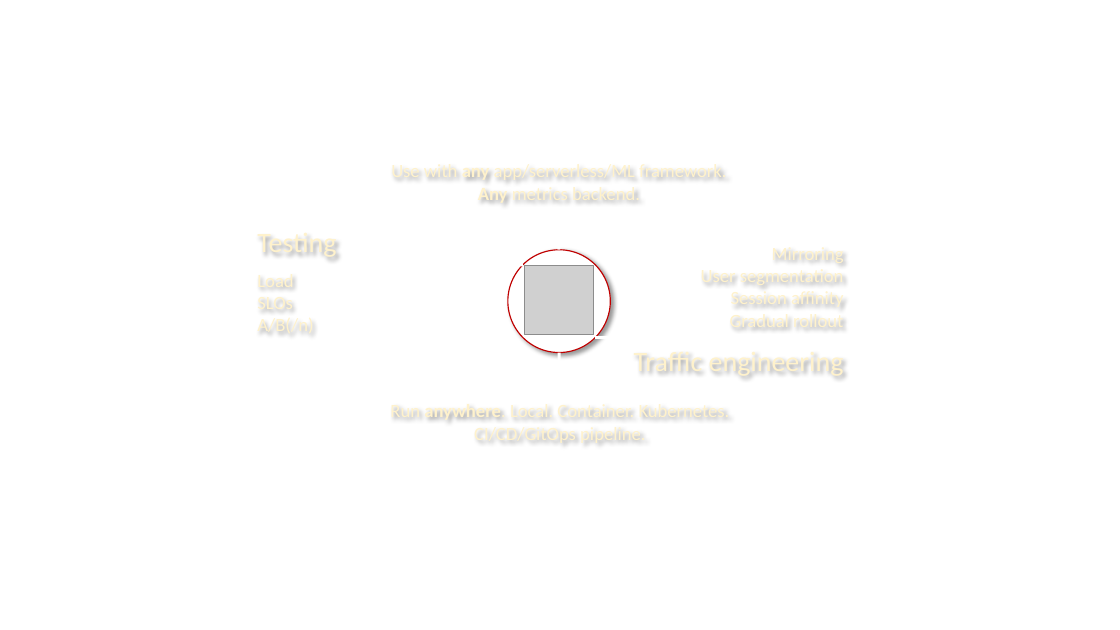
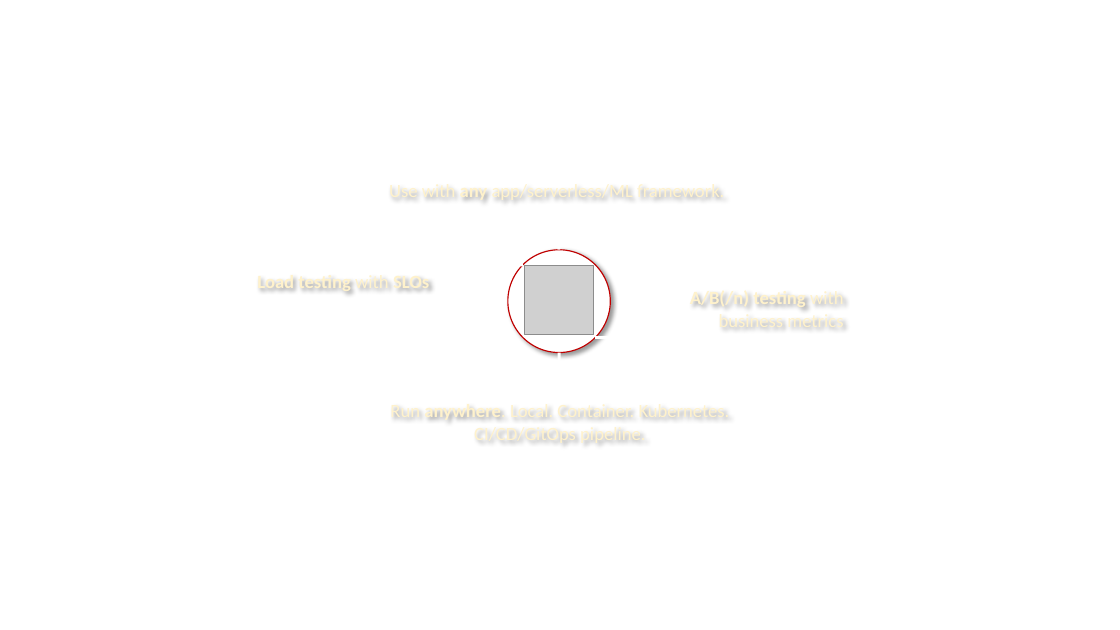
Before and after one commit to iter8-tools/iter8, a slide deck: slide 7 of mkdocs/docs/images/src/illustration.pptx. Drawn at 1120x630 pixels with LibreOffice and Linux fonts; fonts in the diff are those of the drawing; grey boxes stand for pictures. Boxes give left, top, right and bottom in pixels: in the first picture for what was removed or moved away, otherwise in the second. Text is boxed around its words. In the diff, an @@ line names an element or a change of style, - is before the commit and + after.

Commit message:
More testing (#1080)
* run test

* tests at 31%

* hub location moved

* hub test

* fix gh location

* run test

* improved test coverage

* test mock quick start

* fixed code coverage

* wordsmithing

* docs

```diff
--- a/mkdocs/docs/images/src/illustration.pptx
+++ b/mkdocs/docs/images/src/illustration.pptx
@@ text at <box>389,179,724,202</box>: text changed @@
-Use with any app/serverless/ML framework. Any metrics backend.
+Use with any app/serverless/ML framework.
@@ text removed at <box>257,238,336,255</box> @@
-Testing
@@ text at <box>257,270,429,293</box>: text changed; bold on @@
-Load
-SLOs
-A/B(/n)
+Load testing with SLOs
@@ text at <box>690,287,844,332</box>: text changed @@
-Mirroring
-User segmentation
-Session affinity
-Gradual rollout
+A/B(/n) testing with business metrics
@@ text removed at <box>634,356,844,375</box> @@
-Traffic engineering
```
Also in this commit, not shown: 1 other slide changed, 20 other files.
